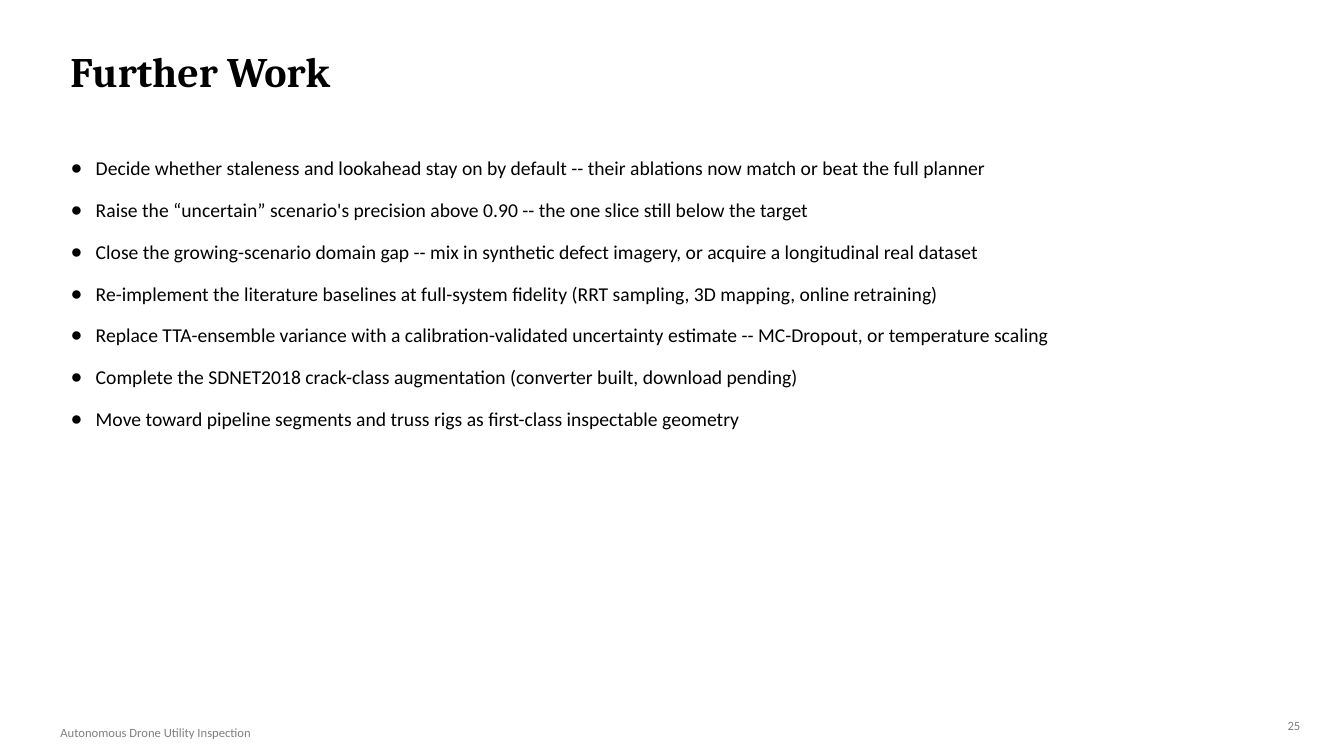
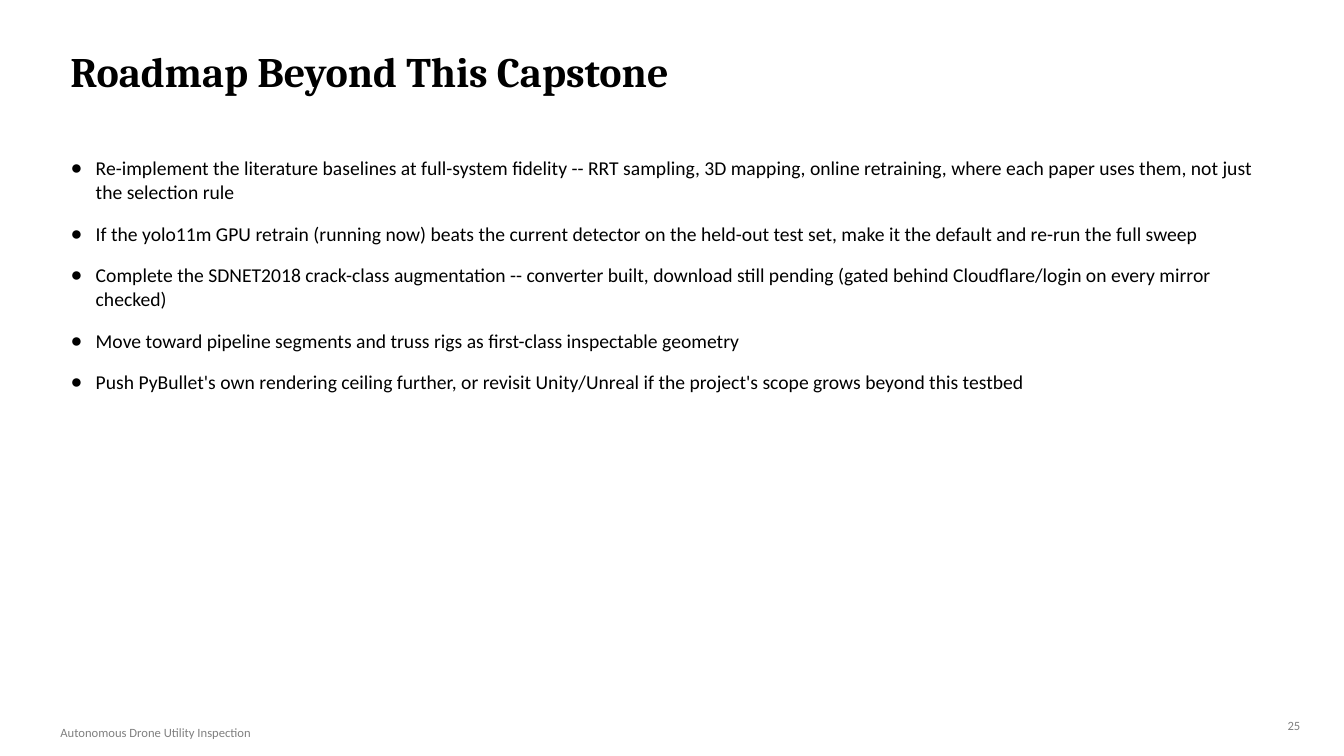
Before and after one commit to DrNeel11/project_work_1, a slide deck: slide 25 of drone-sim-today/Autonomous_Drone_Inspection_Progress.pptx. Drawn at 1344x756 pixels with LibreOffice and Linux fonts; fonts in the diff are those of the drawing. Boxes give left, top, right and bottom in pixels: in the first picture for what was removed or moved away, otherwise in the second. Text is boxed around its words. In the diff, an @@ line names an element or a change of style, - is before the commit and + after.

```diff
--- a/drone-sim-today/Autonomous_Drone_Inspection_Progress.pptx
+++ b/drone-sim-today/Autonomous_Drone_Inspection_Progress.pptx
@@ title at (70, 57, 669, 97): text changed @@
-Further Work
+Roadmap Beyond This Capstone
@@ text at (96, 161, 1252, 309): text changed @@
-● Decide whether staleness and lookahead stay on by default -- their ablations now match or beat the full planner
-● Raise the “uncertain” scenario's precision above 0.90 -- the one slice still below the target
-● Close the growing-scenario domain gap -- mix in synthetic defect imagery, or acquire a longitudinal real dataset
-● Re-implement the literature baselines at full-system fidelity (RRT sampling, 3D mapping, online retraining)
-● Replace TTA-ensemble variance with a calibration-validated uncertainty estimate -- MC-Dropout, or temperature scaling
-● Complete the SDNET2018 crack-class augmentation (converter built, download pending)
+● Re-implement the literature baselines at full-system fidelity -- RRT sampling, 3D mapping, online retraining, where each paper uses them, not just the selection rule
+● If the yolo11m GPU retrain (running now) beats the current detector on the held-out test set, make it the default and re-run the full sweep
+● Complete the SDNET2018 crack-class augmentation -- converter built, download still pending (gated behind Cloudflare/login on every mirror checked)
@@ text at (96, 375, 1024, 393): paragraph added @@
+● Push PyBullet's own rendering ceiling further, or revisit Unity/Unreal if the project's scope grows beyond this testbed
```
Also in this commit, not shown: 3 other slides changed, 3 other files.
